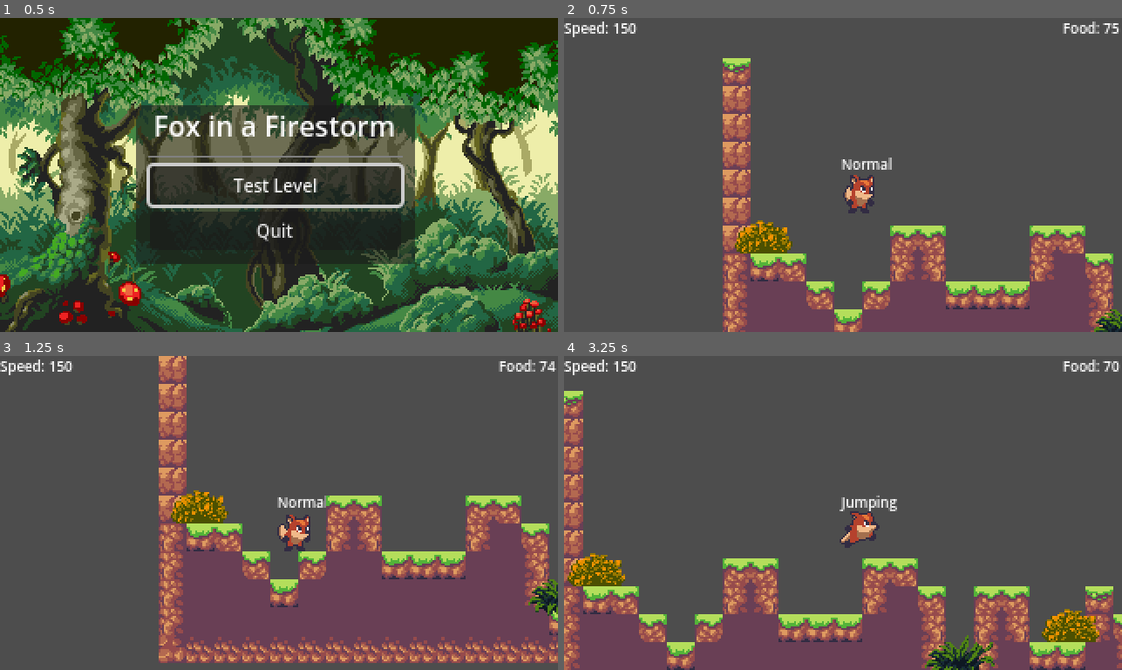
Above: before the commit, frames 1-4 (two rows, left to right).
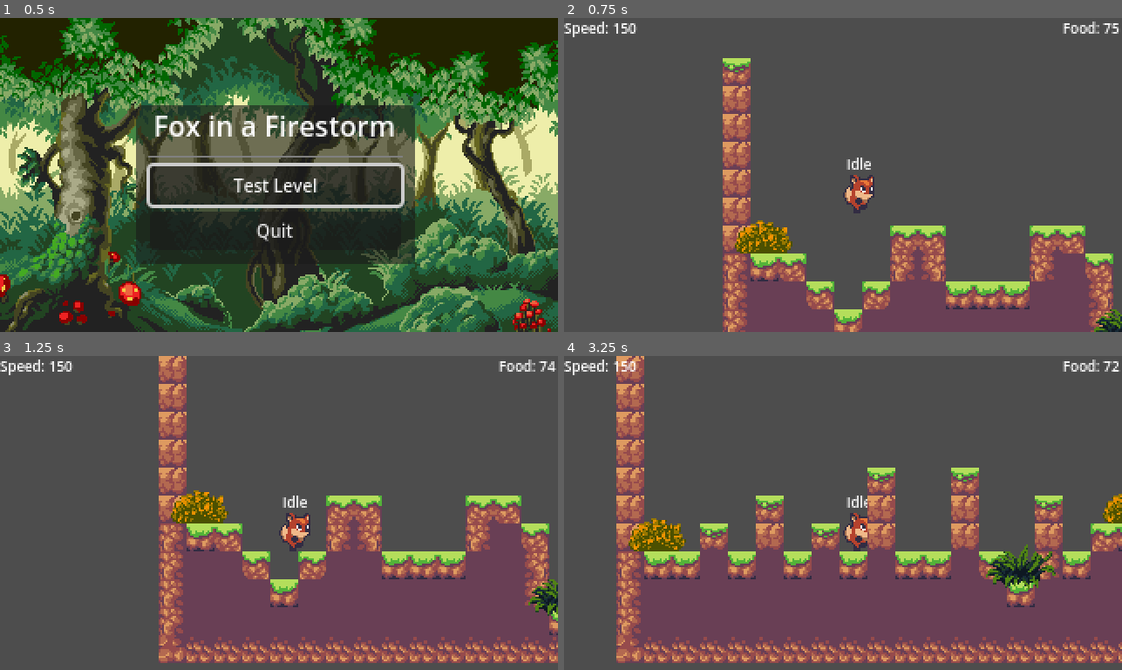
Above: after the commit, the same moments.

Repository: JP-Dhabolt/fox-in-a-firestorm
Game: Godot game, scene res://scenes/levels/Main.tscn
Same seed, same stepped clock (60 frames per second), same inputs: the game is played once before the commit and once after it.
Inputs (mouse positions are in pixels of both pictures, inside the frame that each line leads up to):
- Up to frame 1 (0.5 s): no input
- Up to frame 2 (0.75 s): click "Test Level" at 0.5 s
- Up to frame 3 (1.25 s): no input
- Up to frame 4 (3.25 s): tap Enter at 1.25 s; move the mouse to (965, 497) at 1.27 s; hold D (move_right) 1.28-2 s; tap Space (jump) at 1.35, 1.52, 1.82, 3.05 s; click (965, 497) at 1.42 s; drag from (731, 528) to (1032, 613) at 2.02 s; move the mouse to (898, 443) at 2.77 s; hold D (move_right) from 2.78 s (still down); tap Alt at 2.85 s

Frame 1 is identical in both runs. In frame 2, 0.4% of the frame differs, in the area x 49-59%, y 44-63%; in frame 3, 0.5%; in frame 4, 44%, in the area x 0-100%, y 0-100%.
Error after the commit: Parse Error: Could not resolve external class member "normal". (res://scenes/systems/PlayerStateMachine/PlayerStateMachine.gd:24)

Commit message:
Refactor PlayerStateMachine

Diff:
--- /dev/null
+++ b/game/custom_resources/PlayerStates.gd
@@ -0,0 +1,33 @@
+extends Resource
+class_name PlayerStates
+
+@export var normal: PlayerState:
+	set(p_normal):
+		normal = p_normal
+
+@export var jumping: PlayerState:
+	set(p_jumping):
+		jumping = p_jumping
+
+@export var pouncing: PlayerState:
+	set(p_pouncing):
+		pouncing = p_pouncing
+
+@export var eating: PlayerState:
+	set(p_eating):
+		eating = p_eating
+
+@export var hurting: PlayerState:
+	set(p_hurting):
+		hurting = p_hurting
+
+func register_all(state_machine: PlayerStateMachine):
+	var _states: Array[PlayerState] = [
+		normal,
+		jumping,
+		pouncing,
+		eating,
+		hurting
+	]
+	for state in _states:
+		state.state_machine = state_machine
--- a/game/scenes/characters/Player/Player.tscn
+++ b/game/scenes/characters/Player/Player.tscn
@@ -7,13 +7,14 @@
 [ext_resource type="Texture2D" uid="uid://dnbklxexk06r5" path="res://sprites/sunnyland_2d_pixel_art_pack/player_jump.png" id="5_pxfw4"]
 [ext_resource type="Texture2D" uid="uid://bsnk3mgsa6nwk" path="res://sprites/sunnyland_2d_pixel_art_pack/player_pounce.png" id="6_x3iql"]
 [ext_resource type="Texture2D" uid="uid://djxtqoq5emvb7" path="res://sprites/sunnyland_2d_pixel_art_pack/player_run.png" id="7_0dvi7"]
-[ext_resource type="Script" path="res://scenes/characters/Player/PlayerStateMachine.gd" id="8_rs0vv"]
-[ext_resource type="Script" path="res://scenes/characters/Player/Normal.gd" id="9_x7076"]
+[ext_resource type="PackedScene" uid="uid://bjr754j6go216" path="res://scenes/systems/PlayerStateMachine/PlayerStateMachine.tscn" id="8_oc1yq"]
+[ext_resource type="Resource" uid="uid://50usuifygg3t" path="res://scenes/characters/Player/States/StandardPlayerStates.tres" id="9_y2ejv"]
 [ext_resource type="Script" path="res://scenes/characters/Player/StateLabel.gd" id="10_81ayk"]
-[ext_resource type="Script" path="res://scenes/characters/Player/Jumping.gd" id="10_bvek0"]
-[ext_resource type="Script" path="res://scenes/characters/Player/Pouncing.gd" id="11_po2ds"]
-[ext_resource type="Script" path="res://scenes/characters/Player/Eating.gd" id="12_m6x32"]
-[ext_resource type="Script" path="res://scenes/characters/Player/Hurting.gd" id="13_ki58l"]
+[ext_resource type="Script" path="res://scenes/characters/Player/States/Normal.gd" id="10_l750q"]
+[ext_resource type="Script" path="res://scenes/characters/Player/States/Eating.gd" id="11_y6usl"]
+[ext_resource type="Script" path="res://scenes/characters/Player/States/Hurting.gd" id="12_6wgko"]
+[ext_resource type="Script" path="res://scenes/characters/Player/States/Pouncing.gd" id="13_nceum"]
+[ext_resource type="Script" path="res://scenes/characters/Player/States/Jumping.gd" id="14_7d13h"]
 
 [sub_resource type="AtlasTexture" id="19"]
 atlas = ExtResource("2_ljqyf")
@@ -191,26 +192,26 @@
 [node name="EatTimer" type="Timer" parent="."]
 one_shot = true
 
-[node name="PlayerStateMachine" type="Node" parent="." node_paths=PackedStringArray("eat_timer", "hurt_timer", "initial_state")]
-script = ExtResource("8_rs0vv")
+[node name="PlayerStateMachine" parent="." node_paths=PackedStringArray("player", "eat_timer", "hurt_timer") instance=ExtResource("8_oc1yq")]
+player = NodePath("..")
+states = ExtResource("9_y2ejv")
 eat_timer = NodePath("../EatTimer")
 hurt_timer = NodePath("../HurtTimer")
-initial_state = NodePath("Normal")
 
 [node name="Normal" type="Node" parent="PlayerStateMachine"]
-script = ExtResource("9_x7076")
+script = ExtResource("10_l750q")
+
+[node name="Eating" type="Node" parent="PlayerStateMachine"]
+script = ExtResource("11_y6usl")
+
+[node name="Hurting" type="Node" parent="PlayerStateMachine"]
+script = ExtResource("12_6wgko")
+
+[node name="Pouncing" type="Node" parent="PlayerStateMachine"]
+script = ExtResource("13_nceum")
 
 [node name="Jumping" type="Node" parent="PlayerStateMachine"]
-script = ExtResource("10_bvek0")
-
-[node name="Pouncing" type="Node" parent="PlayerStateMachine"]
-script = ExtResource("11_po2ds")
-
-[node name="Eating" type="Node" parent="PlayerStateMachine"]
-script = ExtResource("12_m6x32")
-
-[node name="Hurting" type="Node" parent="PlayerStateMachine"]
-script = ExtResource("13_ki58l")
+script = ExtResource("14_7d13h")
 
 [node name="StateLabel" type="Label" parent="." node_paths=PackedStringArray("state_machine")]
 offset_left = -1.0
--- a/game/scenes/characters/Player/StateLabel.gd
+++ b/game/scenes/characters/Player/StateLabel.gd
@@ -1,8 +1,8 @@
 extends Label
 
 
-@export var state_machine: StateMachine
+@export var state_machine: PlayerStateMachine
 
 # Called every frame. 'delta' is the elapsed time since the previous frame.
 func _process(_delta):
-	text = state_machine.current_state.name
+	text = state_machine.current_state.state_name
--- a/game/scenes/characters/Player/Eating.gd
+++ b/game/scenes/characters/Player/States/Eating.gd
@@ -3,6 +3,9 @@
 var crouch_animation = "Crouch"
 @export var player_speed_multiplier = 0.5
 @export var food_amount = 10
+
+func _get_state_name() -> String:
+	return "Eating"
 
 func enter(_previous_state):
 	state_machine.player.sprite.play(crouch_animation)
@@ -12,4 +15,4 @@
 
 func on_timeout(timer: Timer):
 	if timer.name == "EatTimer":
-		state_machine.transition_to("Normal")
+		state_machine.transition_to(state_machine.states.normal)
--- a/game/scenes/characters/Player/Hurting.gd
+++ b/game/scenes/characters/Player/States/Hurting.gd
@@ -1,6 +1,9 @@
 extends PlayerState
 
 var hurt_animation: String = "Hurt"
+
+func _get_state_name() -> String:
+	return "Hurting"
 
 func enter(_previous_state):
 	state_machine.player.velocity = Vector2.ZERO
@@ -9,7 +12,7 @@
 
 func on_timeout(timer: Timer):
 	if timer.name == "HurtTimer":
-		state_machine.transition_to("Normal")
+		state_machine.transition_to(state_machine.states.normal)
 
 func movement_allowed():
 	return false
--- a/game/scenes/characters/Player/Jumping.gd
+++ b/game/scenes/characters/Player/States/Jumping.gd
@@ -1,6 +1,9 @@
 extends PlayerState
 
 var jump_animation: String = "Jump"
+
+func _get_state_name() -> String:
+	return "Jumping"
 
 func enter(_previous_state: State) -> void:
 	state_machine.player.velocity.y = -state_machine.player.jump_force
@@ -9,6 +12,6 @@
 func update(_delta):
 	var player = state_machine.player
 	if player.velocity.y >= 0 and player.is_on_floor():
-		state_machine.transition_to("Normal")
+		state_machine.transition_to(state_machine.states.normal)
 	if Input.is_action_just_pressed("jump"):
-		state_machine.transition_to("Pouncing")
+		state_machine.transition_to(state_machine.states.pouncing)
--- a/game/scenes/characters/Player/Normal.gd
+++ b/game/scenes/characters/Player/States/Normal.gd
@@ -3,6 +3,9 @@
 var run_animation: String = "Run"
 var idle_animation: String = "Idle"
 var jump_state: String = "Jump"
+
+func _get_state_name() -> String:
+	return "Normal"
 
 func update(_delta) -> void:
 	if state_machine.player.velocity.x != 0:
@@ -11,4 +14,4 @@
 		state_machine.player.sprite.play(idle_animation)
 
 	if Input.is_action_just_pressed("jump"):
-		state_machine.transition_to("Jumping")
+		state_machine.transition_to(state_machine.states.jumping)
--- a/game/scenes/characters/Player/Pouncing.gd
+++ b/game/scenes/characters/Player/States/Pouncing.gd
@@ -1,6 +1,9 @@
 extends PlayerState
 
 var pounceAnimation: String = "Pounce"
+
+func _get_state_name() -> String:
+	return "Pouncing"
 
 func enter(_previous_state):
 	state_machine.player.sprite.play(pounceAnimation)
@@ -8,12 +11,12 @@
 
 func update(_delta):
 	if state_machine.player.is_on_floor():
-		state_machine.transition_to("Hurting")
+		state_machine.transition_to(state_machine.states.hurting)
 
 func on_collision(node: Node2D):
 	var leaves := node as Leaves
 	if leaves != null:
 		leaves.eat_me()
-		state_machine.transition_to("Eating")
+		state_machine.transition_to(state_machine.states.eating)
 	else:
 		super.on_collision(node)
--- /dev/null
+++ b/game/scenes/characters/Player/States/StandardPlayerStates.tres
@@ -0,0 +1,15 @@
+[gd_resource type="Resource" script_class="PlayerStates" load_steps=2 format=3 uid="uid://50usuifygg3t"]
+
+[ext_resource type="Script" path="res://custom_resources/PlayerStates.gd" id="1_4rs71"]
+
+[resource]
+script = ExtResource("1_4rs71")
+normal = Object(Node,"_import_path":NodePath(""),"unique_name_in_owner":false,"process_mode":0,"process_priority":0,"process_physics_priority":0,"process_thread_group":0,"editor_description":"","script":Resource("res://scenes/characters/Player/States/Normal.gd"))
+
+jumping = Object(Node,"_import_path":NodePath(""),"unique_name_in_owner":false,"process_mode":0,"process_priority":0,"process_physics_priority":0,"process_thread_group":0,"editor_description":"","script":Resource("res://scenes/characters/Player/States/Jumping.gd"))
+
+pouncing = Object(Node,"_import_path":NodePath(""),"unique_name_in_owner":false,"process_mode":0,"process_priority":0,"process_physics_priority":0,"process_thread_group":0,"editor_description":"","script":Resource("res://scenes/characters/Player/States/Pouncing.gd"))
+
+eating = Object(Node,"_import_path":NodePath(""),"unique_name_in_owner":false,"process_mode":0,"process_priority":0,"process_physics_priority":0,"process_thread_group":0,"editor_description":"","script":Resource("res://scenes/characters/Player/States/Eating.gd"),"player_speed_multiplier":0.5,"food_amount":10)
+
+hurting = Object(Node,"_import_path":NodePath(""),"unique_name_in_owner":false,"process_mode":0,"process_priority":0,"process_physics_priority":0,"process_thread_group":0,"editor_description":"","script":Resource("res://scenes/characters/Player/States/Hurting.gd"))
--- a/game/scenes/levels/TestLevel/TestLevel.tscn
+++ b/game/scenes/levels/TestLevel/TestLevel.tscn
@@ -5,7 +5,7 @@
 [ext_resource type="Resource" uid="uid://bxrhlvm471kb3" path="res://scenes/levels/TestLevel/SpawnableLeaf.tres" id="4_dxeso"]
 [ext_resource type="Resource" uid="uid://ciylhfor8pce6" path="res://scenes/levels/TestLevel/SpawnableBush.tres" id="5_c7lt4"]
 [ext_resource type="PackedScene" uid="uid://g5xdeqs6ky7f" path="res://scenes/interface/MenuModal/MenuModal.tscn" id="5_hsehm"]
-[ext_resource type="PackedScene" uid="uid://ceqcxqo62twgj" path="res://scenes/systems/TerrainGenerator.tscn" id="5_p6tqq"]
+[ext_resource type="PackedScene" uid="uid://ceqcxqo62twgj" path="res://scenes/systems/TerrainGenerator/TerrainGenerator.tscn" id="5_p6tqq"]
 
 [node name="World" type="Node2D"]
 position = Vector2(128, 128)
--- a/game/scenes/characters/Player/PlayerState.gd
+++ b/game/scenes/systems/PlayerStateMachine/PlayerState.gd
@@ -1,12 +1,13 @@
 extends State
 class_name PlayerState
 
-var state_machine: PlayerStateMachine
+var state_machine: PlayerStateMachine:
+	set(p_state_machine):
+		state_machine = p_state_machine
+var state_name: String = "OverrideInSubclass": get = _get_state_name
 
-func _ready():
-	state_machine = get_parent() as PlayerStateMachine
-	assert(state_machine != null, "PlayerState needs to be a child of PlayerStateMachine")
-	state_machine.register_state(self)
+func _get_state_name() -> String:
+	return state_name
 
 func on_collision(node: Node2D) -> void:
 	var bush := node as Bush
--- a/game/scenes/characters/Player/PlayerStateMachine.gd
+++ b/game/scenes/systems/PlayerStateMachine/PlayerStateMachine.gd
@@ -1,26 +1,45 @@
-extends StateMachine
+extends Node
 class_name PlayerStateMachine
 
 
+@export_group("Setup")
+@export var player: Player
+@export var states: PlayerStates
+
+@export_group("Timers")
 @export var eat_timer: Timer
 @export var hurt_timer: Timer
+
+@export_group("Physics")
 @export var impact_slowdown_amount: float = 0.9
 @export var impact_slowdown_time: float = 6.0
 
-var player: Player
+var current_state: PlayerState
+var previous_state: PlayerState
 var _player_speed_changes: Array[PlayerSpeedChange] = []
 var _elapsed_time: float = 0.0
 
 func _ready():
-	await owner.ready
-	player = owner as Player
-	assert(player != null, "PlayerStateMachine needs to be owned by Player node")
-	super._ready()
+	states.register_all(self)
+	current_state = states.normal
+	current_state.enter(null)
 
 func _process(delta):
 	_elapsed_time += delta
 	_handle_basic_movement()
-	super._process(delta)
+	current_state.update(delta)
+
+func _physics_process(delta):
+	current_state.update_physics(delta)
+
+func transition_to(state: PlayerState):
+	if current_state:
+		current_state.exit()
+
+	previous_state = current_state
+
+	current_state = state
+	current_state.enter(previous_state)
 
 func start_hurt_timer():
 	hurt_timer.start()
--- /dev/null
+++ b/game/scenes/systems/PlayerStateMachine/PlayerStateMachine.tscn
@@ -0,0 +1,6 @@
+[gd_scene load_steps=2 format=3 uid="uid://bjr754j6go216"]
+
+[ext_resource type="Script" path="res://scenes/systems/PlayerStateMachine/PlayerStateMachine.gd" id="1_rcts5"]
+
+[node name="PlayerStateMachine" type="Node"]
+script = ExtResource("1_rcts5")
--- a/game/scenes/systems/TerrainGenerator.tscn
+++ b/game/scenes/systems/TerrainGenerator/TerrainGenerator.tscn
@@ -1,6 +1,6 @@
 [gd_scene load_steps=5 format=3 uid="uid://ceqcxqo62twgj"]
 
-[ext_resource type="Script" path="res://scenes/systems/TerrainGenerator.gd" id="1_woahw"]
+[ext_resource type="Script" path="res://scenes/systems/TerrainGenerator/TerrainGenerator.gd" id="1_woahw"]
 [ext_resource type="Texture2D" uid="uid://gqsnjo7oejik" path="res://sprites/sunnyland_2d_pixel_art_pack/tileset-modified.png" id="1_ykw5y"]
 
 [sub_resource type="TileSetAtlasSource" id="TileSetAtlasSource_dxfn2"]
--- a/game/scripts/StateMachine.gd
+++ /dev/null
@@ -1,30 +0,0 @@
-extends Node
-class_name StateMachine
-
-@export var initial_state: State
-var states: Dictionary = {}
-var current_state: State
-var previous_state: State
-
-func _ready():
-	current_state = initial_state
-	current_state.enter(null)
-
-func _process(delta):
-	current_state.update(delta)
-
-func _physics_process(delta):
-	current_state.update_physics(delta)
-
-func register_state(state: State):
-	states[state.name] = state
-
-
-func transition_to(state_name: String):
-	if current_state:
-		current_state.exit()
-
-	previous_state = current_state
-
-	current_state = states[state_name]
-	current_state.enter(previous_state)
Not shown: 1 places in game/scenes/characters/Player/Player.tscn that only renumber resources
Renamed: game/scenes/systems/TerrainGenerator.gd -> game/scenes/systems/TerrainGenerator/TerrainGenerator.gd
